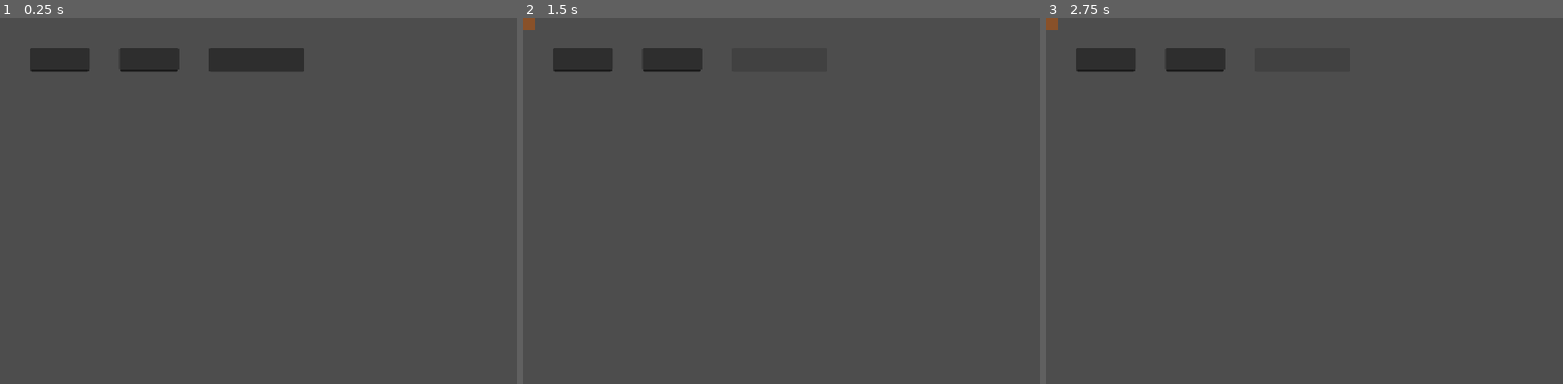
Above: before the commit, frames 1-3 (left to right).
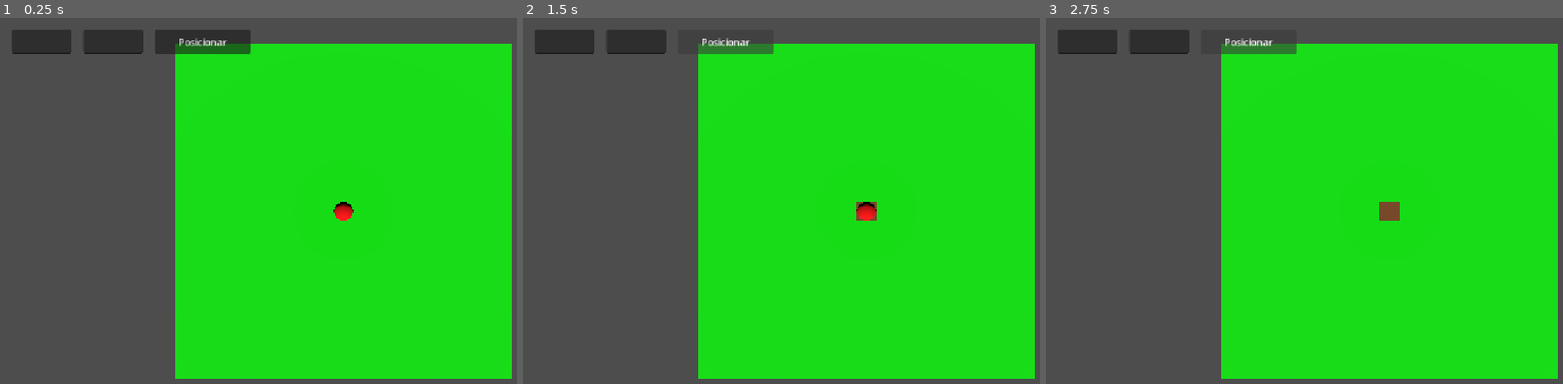
Above: after the commit, the same moments.

Repository: viniciussantz/Defesa-Cartesiana
Game: Godot game, scene res://scenes/main/main.tscn
Two runs of this game, one before a commit and one after it. Both use one fixed random seed, a clock stepped at 60 frames per second and the inputs below.
Inputs (mouse positions are in pixels of both pictures, inside the frame that each line leads up to; where the layout moved, square brackets give the same spot in the first picture):
- Up to frame 1 (0.25 s): no input
- Up to frame 2 (1.5 s): click (724, 43) [781, 58] at 0.5 s; click (724, 43) [781, 58] at 1.25 s
- Up to frame 3 (2.75 s): click (1247, 43) [1304, 58] at 2 s

The runs differ from the first frame. In frame 1, 63% of the frame differs, in the area x 2-100%, y 3-99%; in frame 2, 62%; in frame 3, 62%.

Commit message:
feat: migra projeto 2D para 3D com camera top-down, iluminacao e fisica

Diff:
--- a/scenes/inimigos/inimigo.gd
+++ b/scenes/inimigos/inimigo.gd
@@ -1,15 +1,15 @@
-extends CharacterBody2D
+extends CharacterBody3D
 
-# Vida total do inimigo
 @export var vida_maxima: int = 30
 var vida_atual: int
 
-# Velocidade de movimento (pixels por segundo)
-@export var velocidade: float = 60.0
+@export var velocidade: float = 3.0
 
-# Lista de pontos (Vector2) que o inimigo vai seguir, na ordem
 var caminho: Array = []
 var indice_caminho_atual: int = 0
+
+# Gravidade, para manter o inimigo "grudado" no chão em 3D
+var gravidade: float = 9.8
 
 
 func _ready() -> void:
@@ -18,20 +18,24 @@
 
 
 func _physics_process(delta: float) -> void:
-	# _physics_process roda a cada "frame físico" — é aqui que movimento
-	# e colisão devem ser calculados, ao contrário de _process (usado para
-	# coisas que não envolvem física).
+	if not is_on_floor():
+		velocity.y -= gravidade * delta
 
 	if indice_caminho_atual >= caminho.size():
-		return  # chegou ao fim do caminho, não faz nada
+		move_and_slide()
+		return
 
-	var destino: Vector2 = caminho[indice_caminho_atual]
-	var direcao: Vector2 = (destino - global_position).normalized()
+	var destino: Vector3 = caminho[indice_caminho_atual]
+	var direcao: Vector3 = (destino - global_position)
+	direcao.y = 0.0  # ignora diferença de altura no cálculo de direção
+	direcao = direcao.normalized()
 
-	velocity = direcao * velocidade
+	velocity.x = direcao.x * velocidade
+	velocity.z = direcao.z * velocidade
+
 	move_and_slide()
 
-	if global_position.distance_to(destino) < 4.0:
+	if global_position.distance_to(destino) < 0.2:
 		indice_caminho_atual += 1
 
 
--- a/scenes/inimigos/inimigo.tscn
+++ b/scenes/inimigos/inimigo.tscn
@@ -1,13 +1,20 @@
 [gd_scene format=3 uid="uid://b2rjrfk1is6ig"]
 
-[ext_resource type="Script" uid="uid://deyeu6ws1bpqq" path="res://scenes/inimigos/inimigo.gd" id="1_k84cy"]
+[ext_resource type="Script" uid="uid://4elxicy2sc40" path="res://scenes/inimigos/inimigo.gd" id="1_k84cy"]
 
-[sub_resource type="CircleShape2D" id="CircleShape2D_g4v7s"]
+[sub_resource type="CapsuleMesh" id="CapsuleMesh_g4v7s"]
 
-[node name="Inimigo" type="CharacterBody2D" unique_id=1630334304]
+[sub_resource type="StandardMaterial3D" id="StandardMaterial3D_yf5fn"]
+albedo_color = Color(1, 0, 0, 1)
+
+[sub_resource type="CapsuleShape3D" id="CapsuleShape3D_g4v7s"]
+
+[node name="Inimigo" type="CharacterBody3D" unique_id=246776501]
 script = ExtResource("1_k84cy")
 
-[node name="Sprite2D" type="Sprite2D" parent="." unique_id=21109761]
+[node name="Visual" type="MeshInstance3D" parent="." unique_id=1275051865]
+mesh = SubResource("CapsuleMesh_g4v7s")
+surface_material_override/0 = SubResource("StandardMaterial3D_yf5fn")
 
-[node name="CollisionShape2D" type="CollisionShape2D" parent="." unique_id=1933598987]
-shape = SubResource("CircleShape2D_g4v7s")
+[node name="CollisionShape3D" type="CollisionShape3D" parent="." unique_id=178321152]
+shape = SubResource("CapsuleShape3D_g4v7s")
--- a/scenes/main/main.gd
+++ b/scenes/main/main.gd
@@ -1,29 +1,26 @@
-extends Node2D
+extends Node3D
 
-# Isso carrega a cena da torre, para podermos criar cópias dela em tempo real
 const CENA_ATALAIA = preload("res://scenes/torres/atalaia.tscn")
 
-# Tamanho de cada célula da grade, em pixels
-@export var tamanho_celula: int = 64
+@export var tamanho_celula: float = 2.0
 
 
 func _ready() -> void:
-	$BotaoConstruir.pressed.connect(_on_botao_construir_pressed)
+	$CanvasLayer/BotaoConstruir.pressed.connect(_on_botao_construir_pressed)
 
 
 func _on_botao_construir_pressed() -> void:
-	var x: int = int($InputX.text)
-	var y: int = int($InputY.text)
+	var x: int = int($CanvasLayer/InputX.text)
+	var z: int = int($CanvasLayer/InputY.text)
 
-	var posicao_mundo: Vector2 = grade_para_mundo(x, y)
+	var posicao_mundo: Vector3 = grade_para_mundo(x, z)
 
 	var nova_torre = CENA_ATALAIA.instantiate()
 	nova_torre.position = posicao_mundo
-	$Torres.add_child(nova_torre)
+	$Torres.add_child(nova_torre, true)
 
 
-func grade_para_mundo(x: int, y: int) -> Vector2:
-	# Converte uma coordenada de grade (ex: 3, 5) em uma posição real
-	# de tela/mundo em pixels. Esse é o requisito de "conversão de
-	# coordenadas" que vocês mencionaram na proposta.
-	return Vector2(x * tamanho_celula, y * tamanho_celula)
+func grade_para_mundo(x: int, z: int) -> Vector3:
+	# Converte coordenada de grade (x, z) em posição real no mundo 3D.
+	# Y fica fixo em 0 porque as torres ficam sempre no chão.
+	return Vector3(x * tamanho_celula, 0.0, z * tamanho_celula)
--- a/scenes/main/main.tscn
+++ b/scenes/main/main.tscn
@@ -1,26 +1,57 @@
 [gd_scene format=3 uid="uid://bod2ybsaietqj"]
 
-[ext_resource type="Script" uid="uid://chognqfwts363" path="res://scenes/main/main.gd" id="1_hyk8p"]
+[ext_resource type="Script" uid="uid://bgmxjggk8ncoa" path="res://scenes/main/main.gd" id="1_hyk8p"]
+[ext_resource type="PackedScene" uid="uid://b2rjrfk1is6ig" path="res://scenes/inimigos/inimigo.tscn" id="2_iuonh"]
 
-[node name="Main" type="Node2D" unique_id=436351375]
+[sub_resource type="PlaneMesh" id="PlaneMesh_g4v7s"]
+size = Vector2(20, 20)
+
+[sub_resource type="StandardMaterial3D" id="StandardMaterial3D_yf5fn"]
+albedo_color = Color(0, 1, 0, 1)
+
+[sub_resource type="BoxShape3D" id="BoxShape3D_g4v7s"]
+size = Vector3(20, 0.1, 20)
+
+[node name="Main" type="Node3D" unique_id=725019499]
 script = ExtResource("1_hyk8p")
 
-[node name="Torres" type="Node2D" parent="." unique_id=1681580545]
+[node name="Sol" type="DirectionalLight3D" parent="." unique_id=859875625]
+transform = Transform3D(1, 0, 0, 0, 0.70710677, 0.70710677, 0, -0.70710677, 0.70710677, 0, 0, 0)
 
-[node name="InputX" type="LineEdit" parent="." unique_id=145409953]
-offset_left = 50.0
-offset_top = 50.0
-offset_right = 150.0
-offset_bottom = 90.0
+[node name="CameraPrincipal" type="Camera3D" parent="." unique_id=1692571749]
+transform = Transform3D(1, 0, 0, 0, -4.371139e-08, 1, 0, -1, -4.371139e-08, 0, 15, 0)
+current = true
 
-[node name="InputY" type="LineEdit" parent="." unique_id=657644975]
-offset_left = 200.0
-offset_top = 50.0
-offset_right = 300.0
-offset_bottom = 90.0
+[node name="Torres" type="Node3D" parent="." unique_id=1621792077]
 
-[node name="BotaoConstruir" type="Button" parent="." unique_id=764114574]
-offset_left = 350.0
-offset_top = 50.0
-offset_right = 510.0
-offset_bottom = 90.0
+[node name="CanvasLayer" type="CanvasLayer" parent="." unique_id=1191894665]
+
+[node name="InputX" type="LineEdit" parent="CanvasLayer" unique_id=1718295294]
+offset_left = 20.0
+offset_top = 20.0
+offset_right = 120.0
+offset_bottom = 60.0
+
+[node name="InputY" type="LineEdit" parent="CanvasLayer" unique_id=528456737]
+offset_left = 140.0
+offset_top = 20.0
+offset_right = 240.0
+offset_bottom = 60.0
+
+[node name="BotaoConstruir" type="Button" parent="CanvasLayer" unique_id=47272015]
+offset_left = 260.0
+offset_top = 20.0
+offset_right = 420.0
+offset_bottom = 60.0
+text = "Posicionar"
+
+[node name="Chao" type="MeshInstance3D" parent="." unique_id=472142663]
+mesh = SubResource("PlaneMesh_g4v7s")
+surface_material_override/0 = SubResource("StandardMaterial3D_yf5fn")
+
+[node name="StaticBody3D" type="StaticBody3D" parent="Chao" unique_id=1476428418]
+
+[node name="CollisionShape3D" type="CollisionShape3D" parent="Chao/StaticBody3D" unique_id=1510812623]
+shape = SubResource("BoxShape3D_g4v7s")
+
+[node name="Inimigo" parent="." unique_id=246776501 instance=ExtResource("2_iuonh")]
--- a/scenes/torres/atalaia.gd
+++ b/scenes/torres/atalaia.gd
@@ -1,45 +1,36 @@
-extends Node2D
+extends Node3D
 
-# Tempo entre cada ataque, em segundos
 @export var intervalo_ataque: float = 1.0
-
-# Dano causado por ataque
 @export var dano: int = 10
 
-# Lista de inimigos que estão dentro do alcance da torre agora
 var inimigos_no_alcance: Array = []
 
+
 func _ready() -> void:
-	# _ready() roda uma vez, quando a torre é criada no jogo.
-	# Aqui a gente conecta os "sinais" (eventos) dos nós filhos a funções nossas.
-
 	$Timer.wait_time = intervalo_ataque
 	$Timer.timeout.connect(_on_timer_timeout)
 	$Timer.start()
 
-	$Area2D.body_entered.connect(_on_body_entered)
-	$Area2D.body_exited.connect(_on_body_exited)
+	$Area3D.body_entered.connect(_on_body_entered)
+	$Area3D.body_exited.connect(_on_body_exited)
 
 
-func _on_body_entered(body: Node2D) -> void:
-	# Chamada automaticamente quando algo entra na área de alcance (Area2D)
+func _on_body_entered(body: Node3D) -> void:
 	if body.is_in_group("inimigos"):
 		inimigos_no_alcance.append(body)
 
 
-func _on_body_exited(body: Node2D) -> void:
-	# Chamada automaticamente quando algo sai da área de alcance
+func _on_body_exited(body: Node3D) -> void:
 	if body in inimigos_no_alcance:
 		inimigos_no_alcance.erase(body)
 
 
 func _on_timer_timeout() -> void:
-	# Chamada a cada "intervalo_ataque" segundos (definido pelo Timer)
 	if inimigos_no_alcance.size() > 0:
 		var alvo = inimigos_no_alcance[0]
 		atacar(alvo)
 
 
-func atacar(inimigo: Node2D) -> void:
+func atacar(inimigo: Node3D) -> void:
 	if inimigo.has_method("receber_dano"):
 		inimigo.receber_dano(dano)
--- a/scenes/torres/atalaia.tscn
+++ b/scenes/torres/atalaia.tscn
@@ -1,22 +1,27 @@
-[gd_scene format=3 uid="uid://cm05pmx2elkpm"]
+[gd_scene format=3 uid="uid://c1w2iuk0pcocr"]
 
-[ext_resource type="Script" uid="uid://cvmol4m8y8k3v" path="res://scenes/torres/atalaia.gd" id="1_ip46u"]
+[ext_resource type="Script" uid="uid://1jfajwh5id1g" path="res://scenes/torres/atalaia.gd" id="1_ip46u"]
 
-[sub_resource type="CircleShape2D" id="CircleShape2D_g4v7s"]
+[sub_resource type="BoxMesh" id="BoxMesh_57qmd"]
+size = Vector3(1, 3, 1)
 
-[node name="Atalaia" type="Node2D" unique_id=1537692507]
+[sub_resource type="StandardMaterial3D" id="StandardMaterial3D_d0u6y"]
+albedo_color = Color(0.5372549, 0.31764707, 0.16078432, 1)
+
+[sub_resource type="CylinderShape3D" id="CylinderShape3D_g4v7s"]
+height = 5.0
+radius = 5.0
+
+[node name="Atalaia" type="Node3D" unique_id=1693772500]
 script = ExtResource("1_ip46u")
 
-[node name="Area2D" type="Area2D" parent="." unique_id=1430001295]
+[node name="Visual" type="MeshInstance3D" parent="." unique_id=1998060948]
+mesh = SubResource("BoxMesh_57qmd")
+surface_material_override/0 = SubResource("StandardMaterial3D_d0u6y")
 
-[node name="CollisionShape2D" type="CollisionShape2D" parent="Area2D" unique_id=658305362]
-shape = SubResource("CircleShape2D_g4v7s")
+[node name="Area3D" type="Area3D" parent="." unique_id=1822953219]
 
-[node name="Timer" type="Timer" parent="." unique_id=672358190]
+[node name="CollisionShape3D" type="CollisionShape3D" parent="Area3D" unique_id=78892001]
+shape = SubResource("CylinderShape3D_g4v7s")
 
-[node name="Visual" type="ColorRect" parent="." unique_id=1442034131]
-offset_left = -20.0
-offset_top = -20.0
-offset_right = 20.0
-offset_bottom = 20.0
-color = Color(0.5372549, 0.31764707, 0.16078432, 1)
+[node name="Timer" type="Timer" parent="." unique_id=461192214]
Not shown, changed: scenes/inimigos/inimigo.gd.uid
Not shown, changed: scenes/main/main.gd.uid
Not shown, changed: scenes/torres/atalaia.gd.uid
